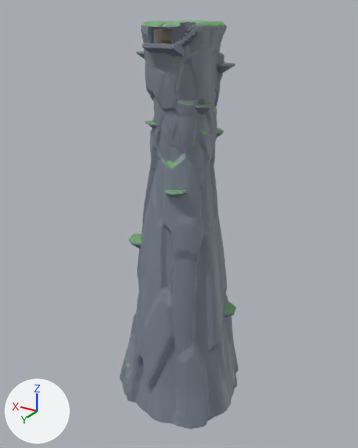
The FBX model art/SpiritPeakPillar.fbx, before and after one commit.
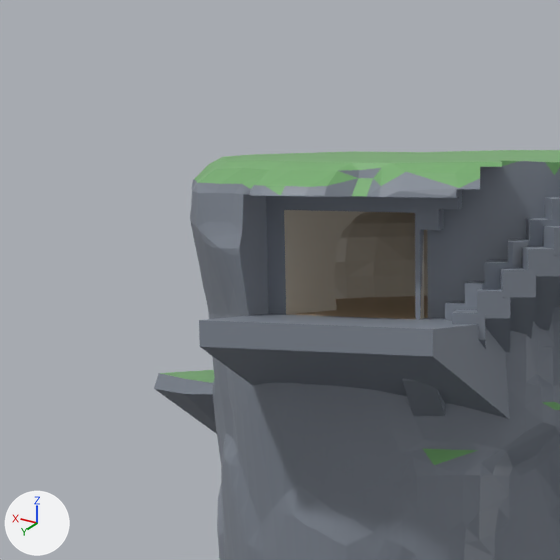
Each version appears first whole from a 50 mm camera at (-342.0, 579.0, 11.0) aimed at (8.0, -5.0, -281.0), and next in a close-up on the part from 32% to 53% of the width and 0% to 17% of the height. The lights are fixed; the arrows at lower left show +X, +Y and +Z. The first two pictures are the older version. Where no turn or scale is listed for an object, it has been applied to the vertices.

Names of what the first close-up shows: 'AbodeFloor', 'AbodeWalls', 'PeakGrass', 'PeakRock'.
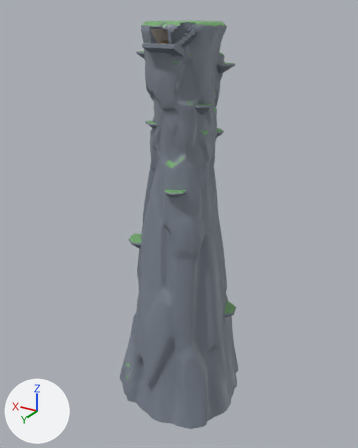
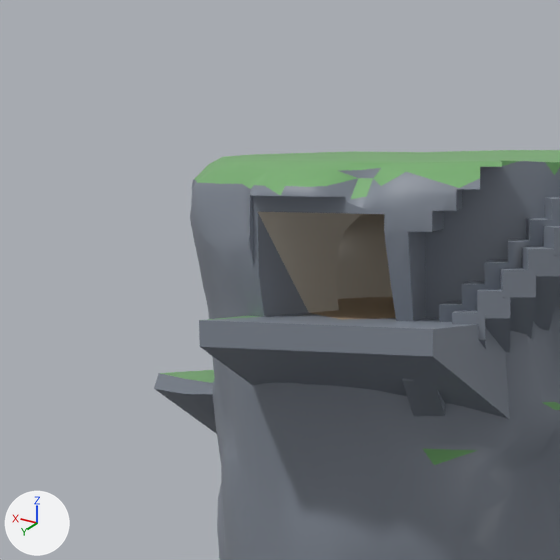
Boxes (x1, y1, x2, y2) around the edits, measured in the close-ups (560 x 560 px; the box of a moved part takes in the faces that stretch with it):
```json
{"object": "AbodeWalls", "change": "reshaped", "before": [284, 210, 428, 319], "after": [258, 212, 393, 313]}
{"part": 1, "of": "me_abodewalls_010", "change": "moved or reshaped", "before": [284, 210, 424, 319], "after": [258, 212, 363, 312]}
{"part": 2, "of": "me_peakrock_013", "change": "moved or reshaped", "before": [207, 186, 508, 322], "after": [220, 178, 488, 322]}
```

The change, as JSON lines over the scene's bpy script:
```json
{"block": "me_abodewalls_010", "where": "# used by ob_abodewalls; location = (0.0, 0.0, 0.0)"}
{"op": "remove", "block": "me_abodewalls_010", "code": "me_abodewalls_010.from_pydata(...)  # 248 vertices, 456 faces; spans x -31.2..31.3, y -21.3..46.0, z -25.0..-7.5"}
{"op": "add", "block": "me_abodewalls_010", "code": "me_abodewalls_010.from_pydata(...)  # 247 vertices, 458 faces; spans x -31.2..31.3, y -21.3..54.5, z -25.0..-7.5"}
{"block": "me_abodewalls_010", "change": "me_abodewalls_010 part 1"}
{"block": "me_abodewalls_010", "change": "18 vertices are removed from x -13.4..12.5, y 21.0..46.0, z -25.0..-9.0"}
{"block": "me_abodewalls_010", "change": "50 faces are deleted"}
{"block": "me_abodewalls_010", "change": "3 vertices in x 12.5, y 21.0..40.0, z -25.0..-9.0 move by (-0.5, 0.0, 0.0)"}
{"block": "me_abodewalls_010", "change": "15 vertices move from x -12.5..12.5, y 21.0..31.4, z -25.0..-10.0 to x -12.3..12.0, y 21.0..31.6, z -25.0..-9.9"}
{"block": "me_abodewalls_010", "change": "17 vertices are added at x -12.0..12.4, y 21.0..54.5, z -25.0..-9.0"}
{"block": "me_abodewalls_010", "change": "52 new faces join them"}
{"block": "me_peakrock_013", "where": "# used by ob_peakrock; location = (0.0, 0.0, 0.0)"}
{"op": "remove", "block": "me_peakrock_013", "code": "me_peakrock_013.from_pydata(...)  # 4022 vertices, 7396 faces; spans x -61.0..58.0, y -59.0..66.0, z -178.0..-1.0"}
{"op": "add", "block": "me_peakrock_013", "code": "me_peakrock_013.from_pydata(...)  # 4038 vertices, 7423 faces; spans x -61.0..58.0, y -59.0..66.0, z -178.0..-1.0"}
{"block": "me_peakrock_013", "change": "me_peakrock_013 part 2: 4 vertices moved from x -22.0..-16.0, y 41.0..51.0, z -22.0..-7.0 to x -23.0..-16.0, y 41.0..52.0, z -22.0..-8.0; 51 vertices removed from x -26.0..16.0, y 43.0..54.0, z -25.0..-7.0; 67 vertices added at x -25.0..14.0, y 30.0..56.0, z -25.0..-7.0"}
{"block": "me_peakrock_013", "change": "other edits to the shape of me_peakrock_013 do not show in these pictures"}
```
